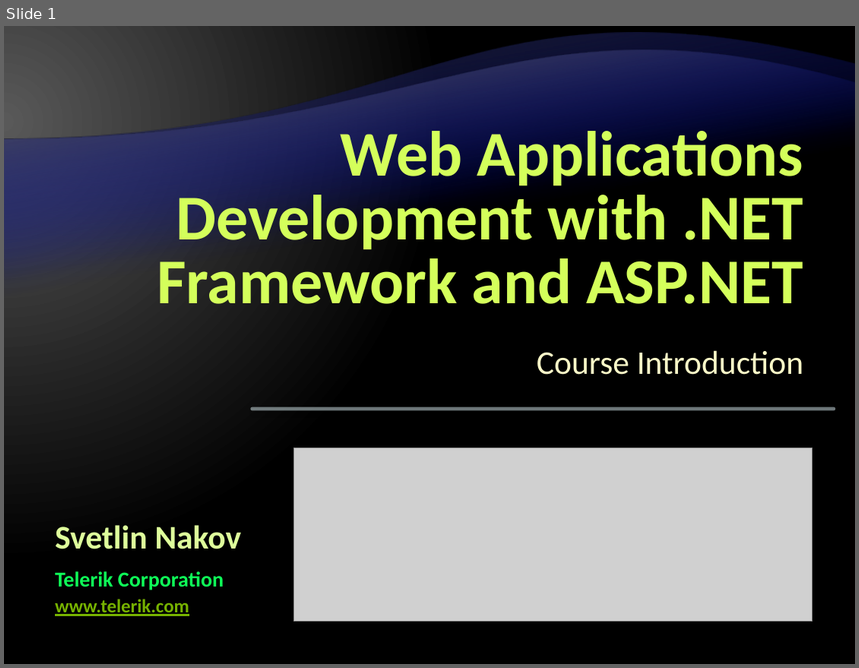
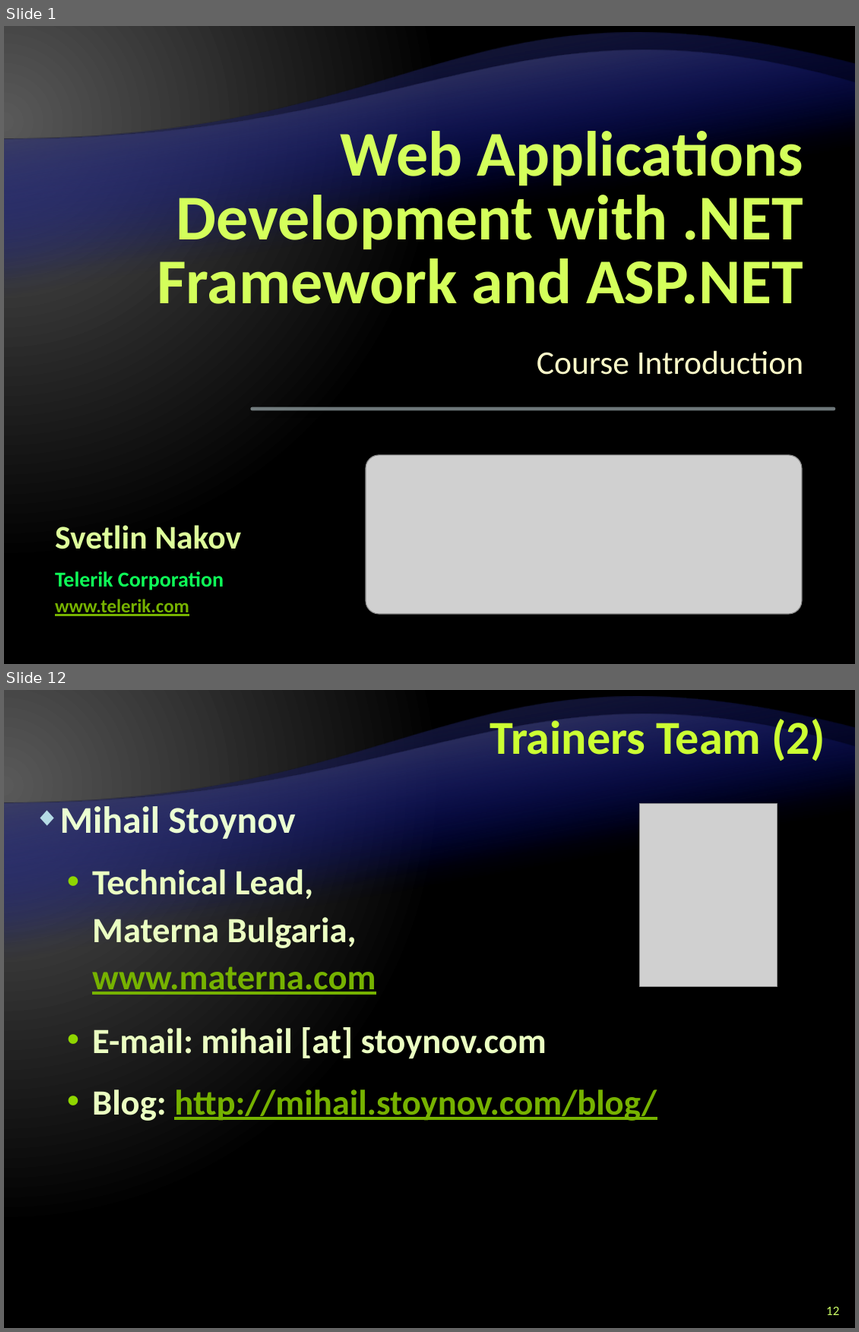
Before and after one commit to Graveheart/aspnetcourse, a slide deck: lectures/0. Course Introduction.pptx. Shown one above the other, each under a label of ours: slide 1 before the commit, slides 1 and 12 after it; the slides between them are not shown. The pictures are 859x668 and 859x1332 pixels, drawn with LibreOffice and Linux fonts; fonts in the diff are those of the drawing; grey boxes stand for pictures; background and template pictures are left out. Boxes give left, top, right and bottom in pixels: in the first picture for what was removed or moved away, otherwise in the second. Text is boxed around its words. In the diff, an @@ line names an element or a change of style, - is before the commit and + after.

```diff
--- a/lectures/0. Course Introduction.pptx
+++ b/lectures/0. Course Introduction.pptx
@@ slide 12 added at [4, 690, 855, 1328], background gradient #595959 to #000000; not listed: 2 template elements that a slide beside it also shows @@
@@ title added at [490, 714, 826, 761], 40 pt, text #CCFF33, bold @@
+Trainers Team (2)
@@ picture added at [640, 803, 777, 987] @@
@@ text added at [60, 806, 376, 995], 30 pt, text #EBFFC2, bold @@
+◆ Mihail Stoynov
+  • Technical Lead, Materna Bulgaria, www.materna.com
@@ text added at [92, 1027, 657, 1121], 30 pt, text #EBFFC2, bold @@
+  • E-mail: mihail [at] stoynov.com
+  • Blog: http://mihail.stoynov.com/blog/
@@ page number added at [826, 1307, 839, 1315], 11 pt, text #CCFF66 @@
+12
@@ slide 1 changed as well @@
@@ picture: place and size @@
-picture at [294, 449, 813, 622]
+picture at [366, 455, 801, 614]
```
Also in this commit, not shown: 22 other slides added, 1 slide removed.
